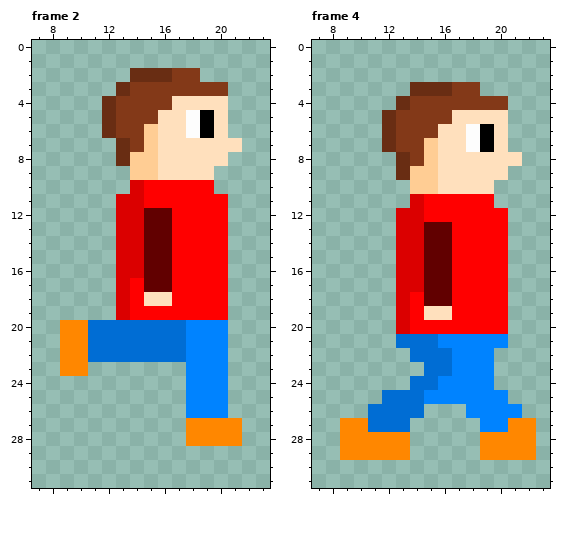
Two versions of one pixel-art file, aseprite/walking.ase. Above is the file before it was changed.
32x32 pixels, 6 frames. Shown: frame 2: x 7..23, y 0..31; frame 4: x 7..23, y 0..31. The commit also changed other frames, which this record leaves out.
After:
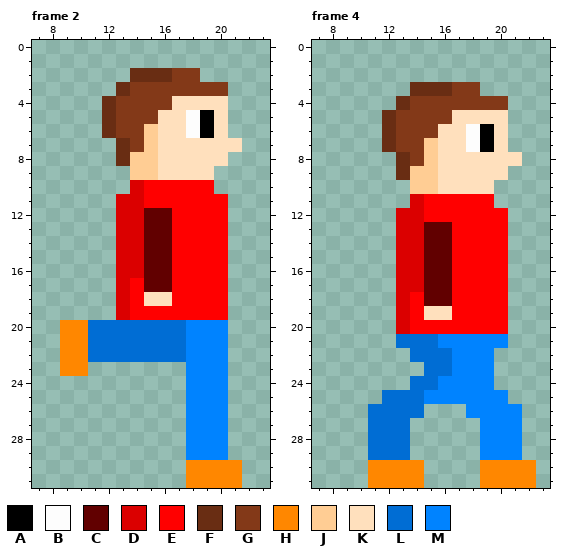
Palette (. is transparent): A #000000  B #fdfdfd  C #610000  D #db0000  E #ff0000  F #692d13  G #833918  H #ff8700  J #ffcd94  K #ffe0bd  L #006dd4  M #0083ff
Diff:
Frame 2:
The edit adds colour H in rows 30 to 31 at x 18 to 21.
The edit adds colour M in row 29 at x 18 to 20.
Colour H gives way to colour M in rows 27 to 28 at x 18 to 20.
The author cleared colour H in rows 27 to 28 at x 21.
Frame 4:
The edit adds colour H in rows 30 to 31 at x 11 to 14 and 19 to 22.
Colour H gives way to colour L in rows 28 to 29 at x 11 to 13.
Colour H gives way to colour M in row 27 at x 21; in rows 28 to 29 at x 19 to 21.
The author cleared colour H in rows 27 to 29 at x 9 to 10 and 22.
